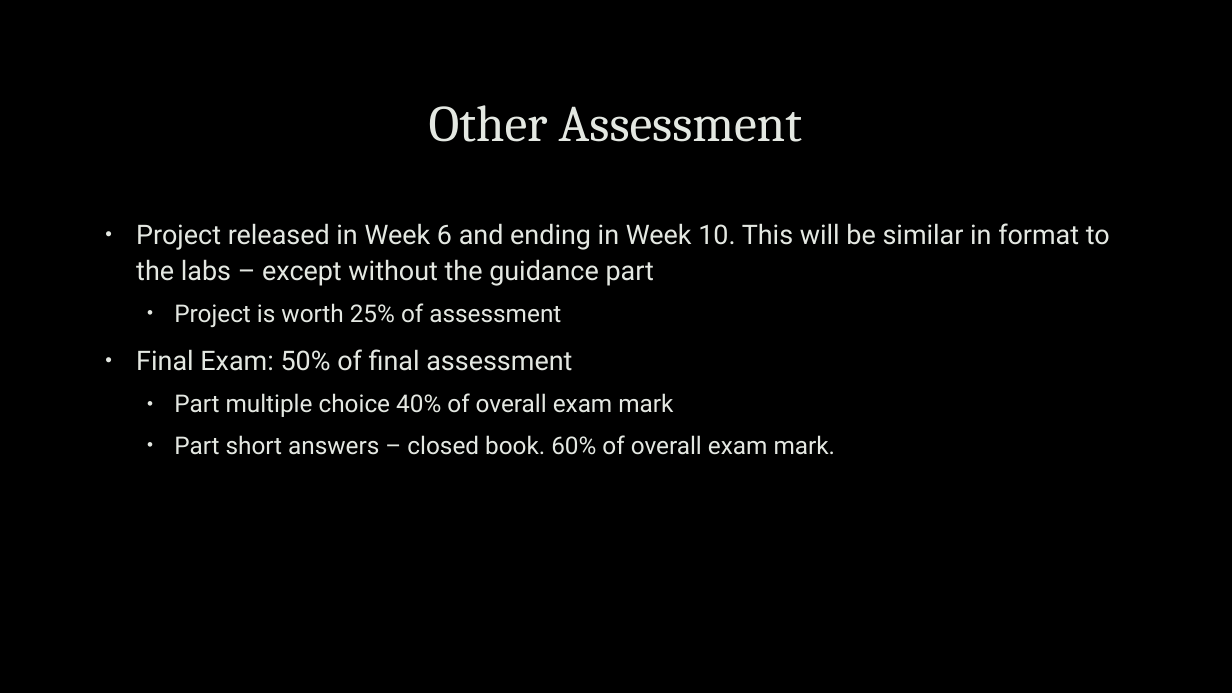
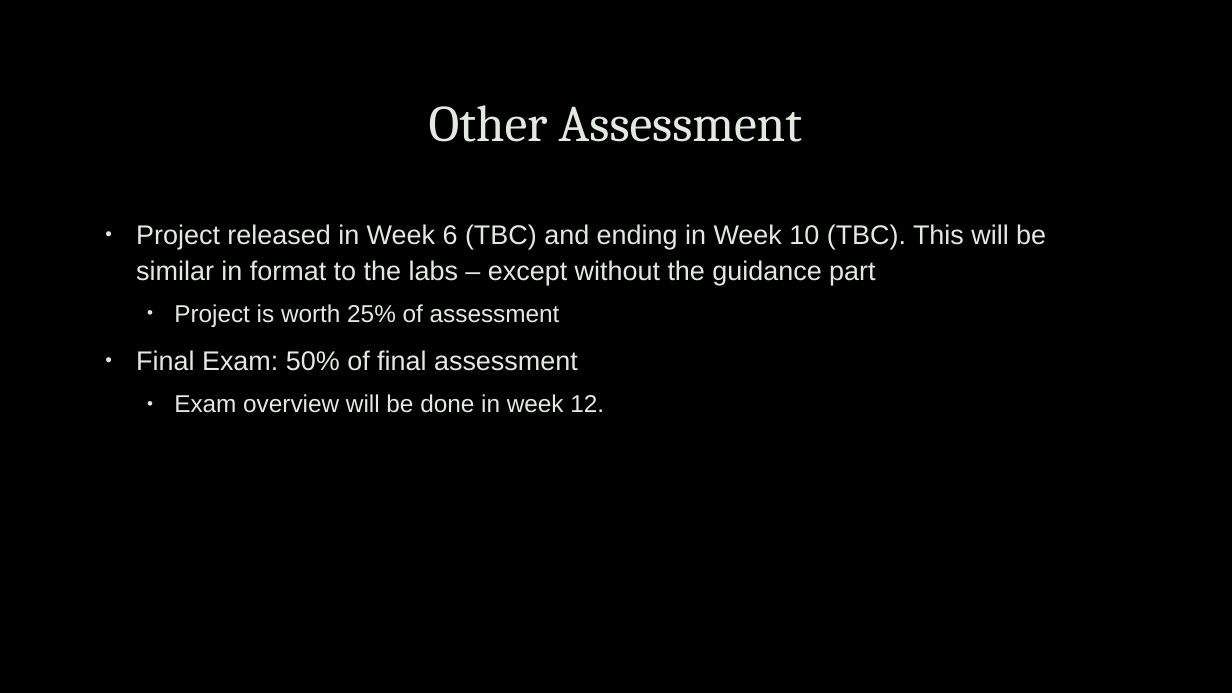
Before and after one commit to uwacyber/cits1003, a slide deck: slide 14 of cits1003-lecture_slides/CITS1003-0 Overview.pptx (slide 7 before the commit). Drawn at 1232x693 pixels with LibreOffice and Linux fonts; fonts in the diff are those of the drawing; background and template pictures are left out. Boxes give left, top, right and bottom in pixels: in the first picture for what was removed or moved away, otherwise in the second. Text is boxed around its words. In the diff, an @@ line names an element or a change of style, - is before the commit and + after.

```diff
--- a/cits1003-lecture_slides/CITS1003-0 Overview.pptx
+++ b/cits1003-lecture_slides/CITS1003-0 Overview.pptx
@@ text at box(136, 224, 1046, 285): text changed; font Roboto to Arial @@
-• Project released in Week 6 and ending in Week 10. This will be similar in format to the labs – except without the guidance part
+• Project released in Week 6 (TBC) and ending in Week 10 (TBC). This will be similar in format to the labs – except without the guidance part
@@ text at box(136, 304, 578, 371): font Roboto to Arial in "Project is worth 25% of assessment", "Final Exam: 50% of final assessment" @@
@@ text at box(174, 394, 604, 413): text changed; font Roboto to Arial @@
-  • Part multiple choice 40% of overall exam mark
-  • Part short answers – closed book. 60% of overall exam mark.
+  • Exam overview will be done in week 12.
```
Also in this commit, not shown: 10 other slides changed, 13 slides added, 1 slide removed.
